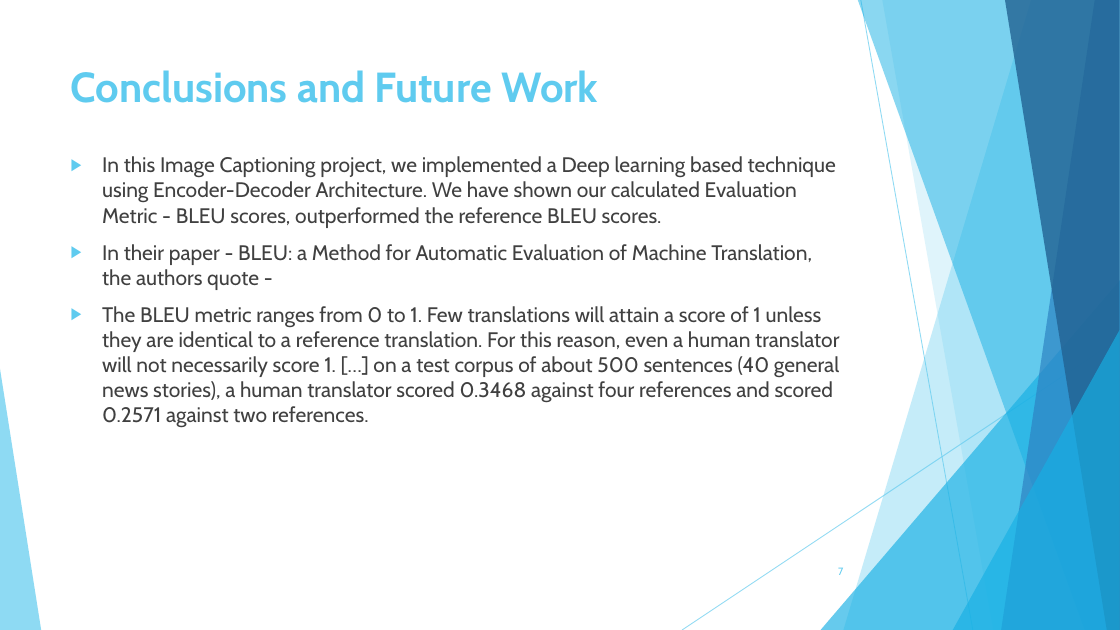
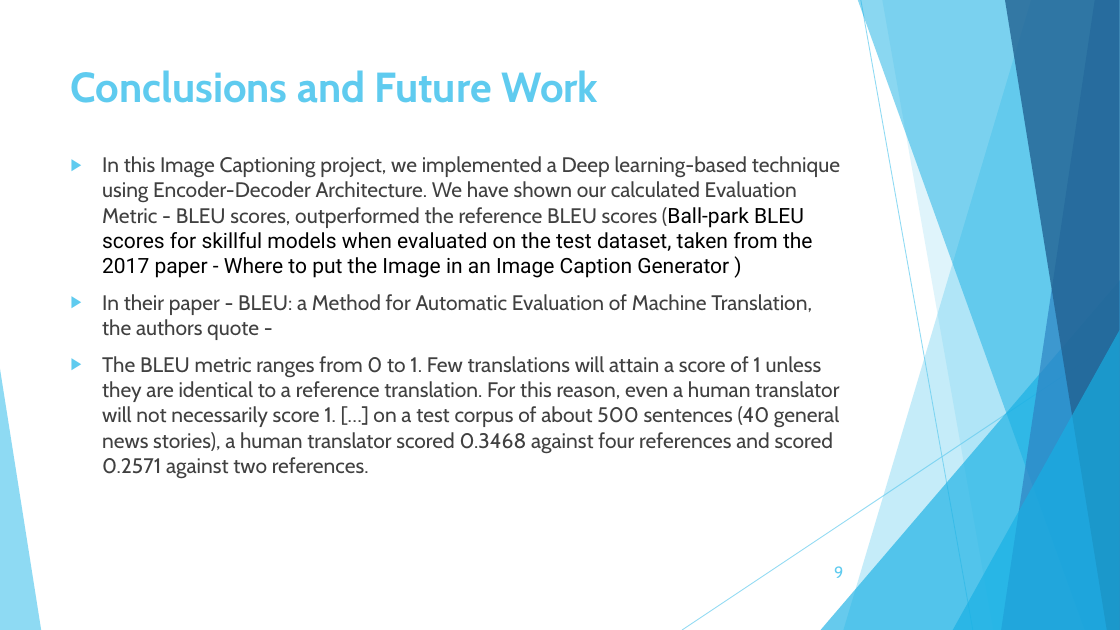
Before and after one commit to rvNine/caption1, a slide deck: slide 9 of caption_report.pptx (slide 7 before the commit). Drawn at 1120x630 pixels with LibreOffice and Linux fonts; fonts in the diff are those of the drawing. Boxes give left, top, right and bottom in pixels: in the first picture for what was removed or moved away, otherwise in the second. Text is boxed around its words. In the diff, an @@ line names an element or a change of style, - is before the commit and + after.

```diff
--- a/caption_report.pptx
+++ b/caption_report.pptx
@@ text at <box>102,156,840,278</box>: text changed @@
-▶ In this Image Captioning project, we implemented a Deep learning based technique using Encoder-Decoder Architecture. We have shown our calculated Evaluation Metric - BLEU scores, outperformed the reference BLEU scores.
+▶ In this Image Captioning project, we implemented a Deep learning-based technique using Encoder-Decoder Architecture. We have shown our calculated Evaluation Metric - BLEU scores, outperformed the reference BLEU scores (Ball-park BLEU scores for skillful models when evaluated on the test dataset, taken from the 2017 paper - Where to put the Image in an Image Caption Generator )
@@ page number at <box>834,566,843,578</box>: text changed; size 9 to 14 pt @@
-7
+9
```
Also in this commit, not shown: 4 other slides changed, 5 slides added, 2 other files.
